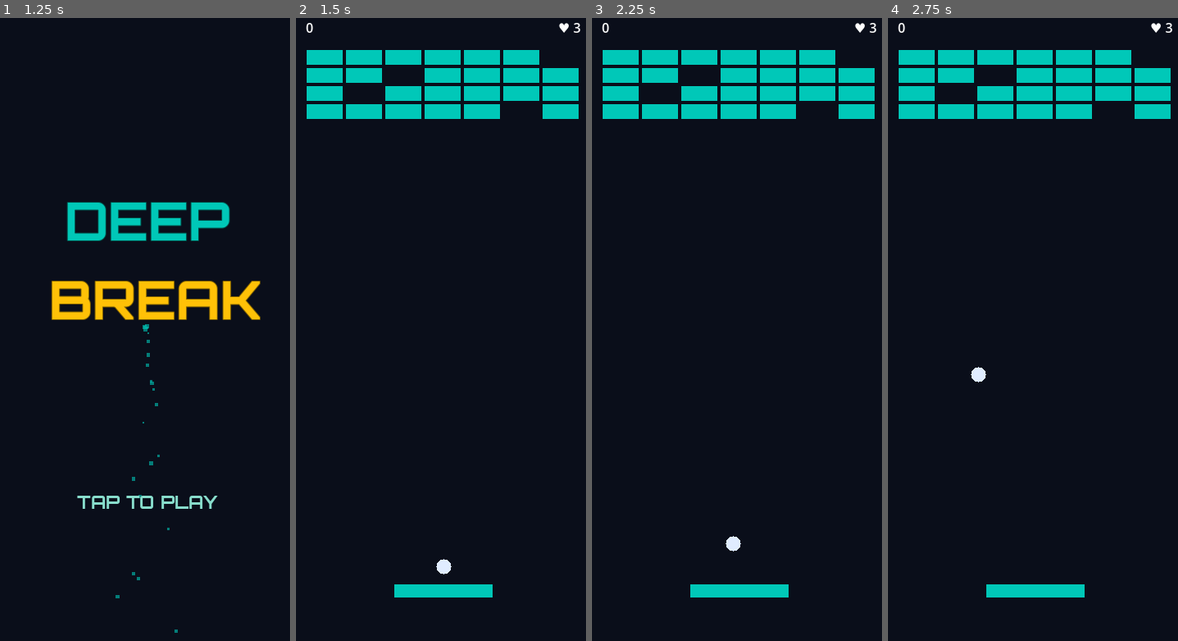
Above: before the commit, frames 1-4 (left to right).
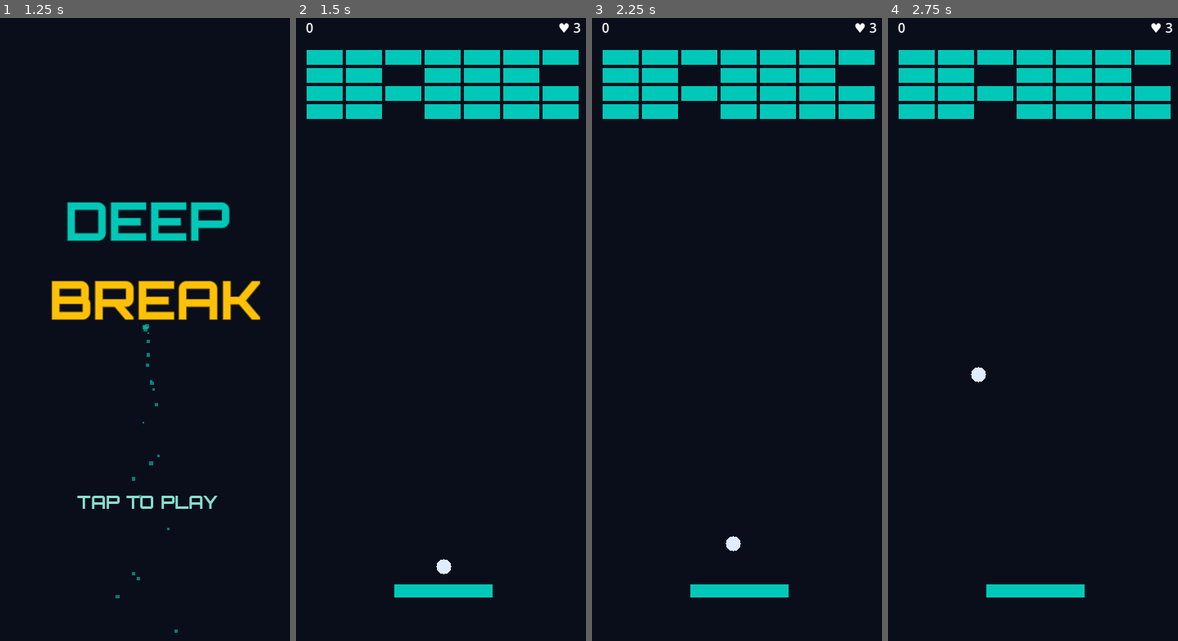
Above: after the commit, the same moments.

Repository: mustafa-elhelbawy/deep-break-game
Game: Godot game, scene res://scenes/main/Main.tscn
Two runs of this game, one before a commit and one after it. Both use one fixed random seed, a clock stepped at 60 frames per second and the inputs below.
Inputs (mouse positions are in pixels of both pictures, inside the frame that each line leads up to):
- Up to frame 1 (1.25 s): move the mouse to (211, 298) at 0.52 s; click (211, 298) at 0.67 s
- Up to frame 2 (1.5 s): tap Enter at 1.25 s; drag from (385, 360) to (429, 454) at 1.27 s
- Up to frame 3 (2.25 s): tap Space at 2 s; move the mouse to (768, 186) at 2.02 s; click (768, 186) at 2.17 s
- Up to frame 4 (2.75 s): no input

Frame 1 is identical in both runs. In frame 2, 1.5% of the frame differs, in the area x 17-98%, y 5-17%; in frame 3, 1.5%; in frame 4, 1.5%.

Commit message:
Enable power-ups from first level.

Diff:
--- a/scripts/autoloads/LevelGenerator.gd
+++ b/scripts/autoloads/LevelGenerator.gd
@@ -43,9 +43,7 @@
 # Each entry's "types" array accumulates — the last matching entry wins.
 # [JS equiv]  const POWERUP_TABLE = [{ threshold: 5, types: ['W'] }, ...]
 const POWERUP_TABLE: Array = [
-	{ "threshold": 5,  "types": ["W"] },
-	{ "threshold": 10, "types": ["W", "S"] },
-	{ "threshold": 20, "types": ["W", "S", "M"] },
+	{"threshold": 0, "types": ["W", "S", "M"]},
 ]
 
 # Probability that an eligible (destructible) brick carries a power-up.
